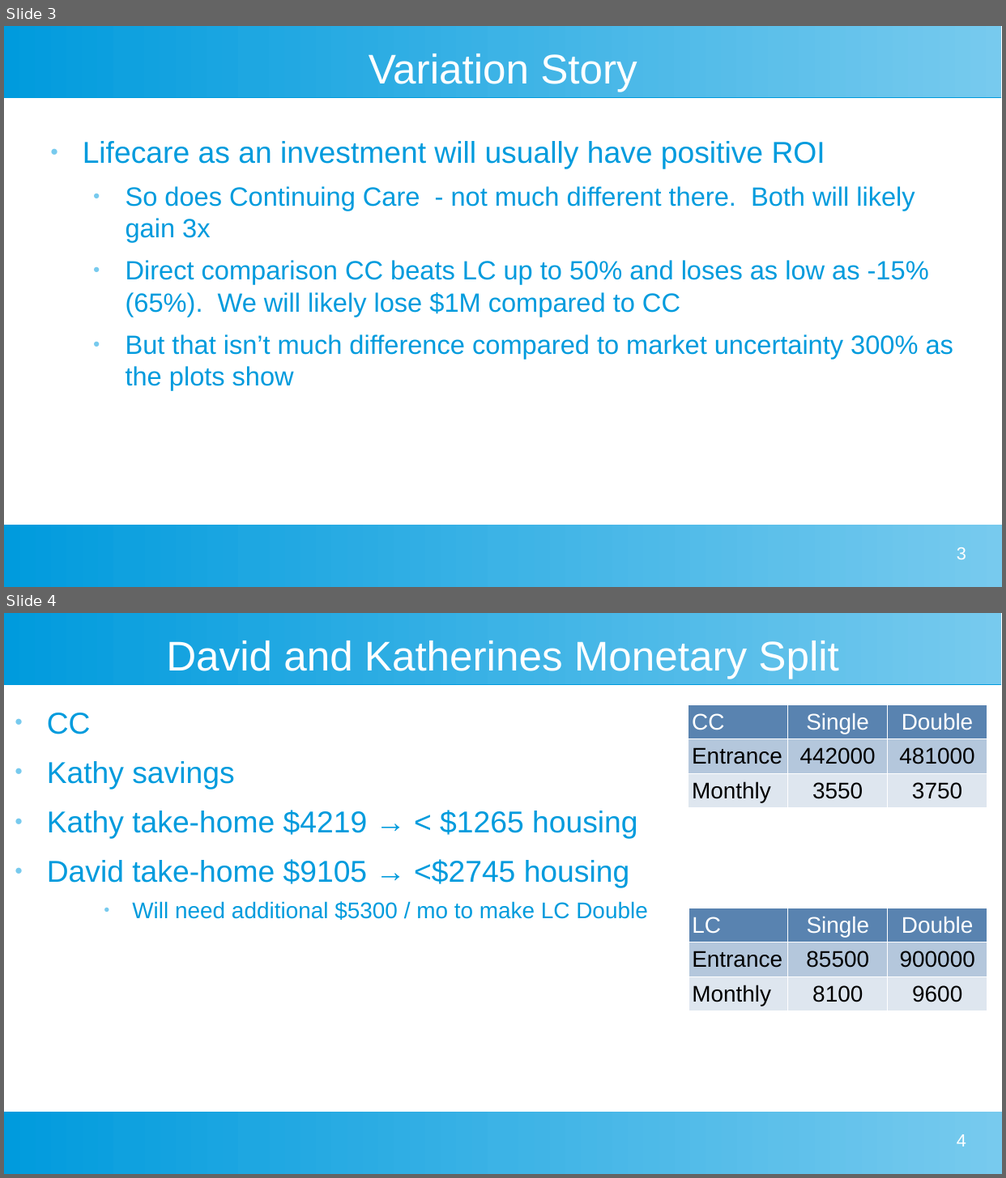
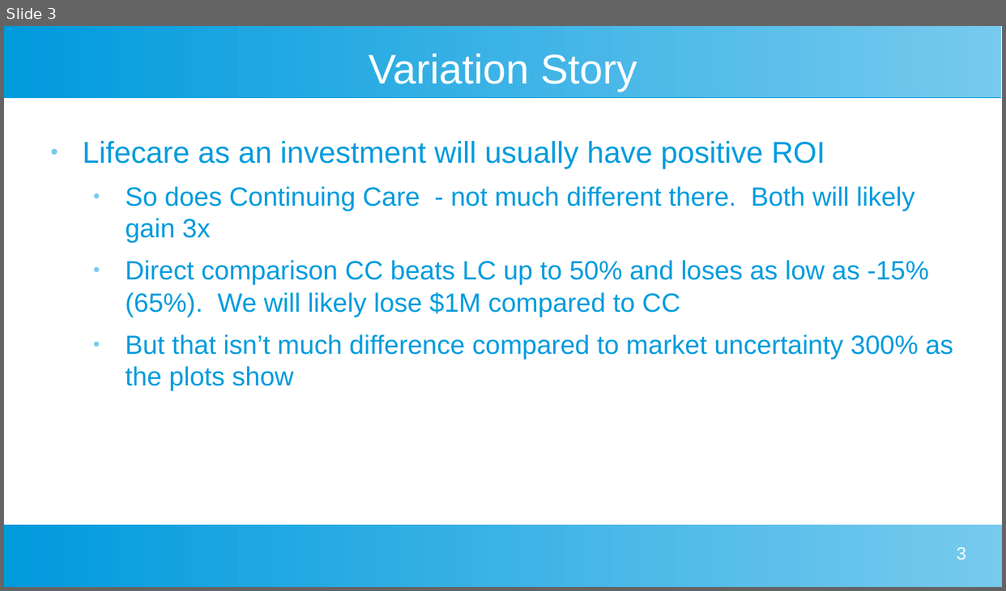
Before and after one commit to davegutz/myLifeSaver, a slide deck: Gutz Evaluation of Taylor Lifecare Advantage.odp. Shown one above the other, each under a label of ours: slides 3 and 4 before the commit, slide 3 after it. The pictures are 1006x1178 and 1006x591 pixels, drawn with LibreOffice and Linux fonts; fonts in the diff are those of the drawing. Boxes give left, top, right and bottom in pixels: in the first picture for what was removed or moved away, otherwise in the second. Text is boxed around its words. In the diff, an @@ line names an element or a change of style, - is before the commit and + after.

```diff
--- a/Gutz Evaluation of Taylor Lifecare Advantage.odp
+++ b/Gutz Evaluation of Taylor Lifecare Advantage.odp
@@ slide 4 removed at box(4, 613, 1002, 1174), background #FFFFFF; not listed: 2 template elements that a slide beside it also shows @@
@@ title removed at box(166, 641, 839, 679) @@
-David and Katherines Monetary Split
@@ table removed at box(688, 705, 987, 807), 3 rows, 3 columns @@
-CC | Single | Double
-Entrance | 442000 | 481000
-Monthly | 3550 | 3750
@@ text removed at box(47, 713, 647, 920) @@
-● CC
-● Kathy savings
-● Kathy take-home $4219 → < $1265 housing
-● David take-home $9105 → <$2745 housing
-    ● Will need additional $5300 / mo to make LC Double
@@ table removed at box(688, 908, 987, 1012), 3 rows, 3 columns @@
-LC | Single | Double
-Entrance | 85500 | 900000
-Monthly | 8100 | 9600
@@ page number removed at box(957, 1135, 966, 1147) @@
-4
```
Also in this commit, not shown: 2 slides added, 1 other file.
